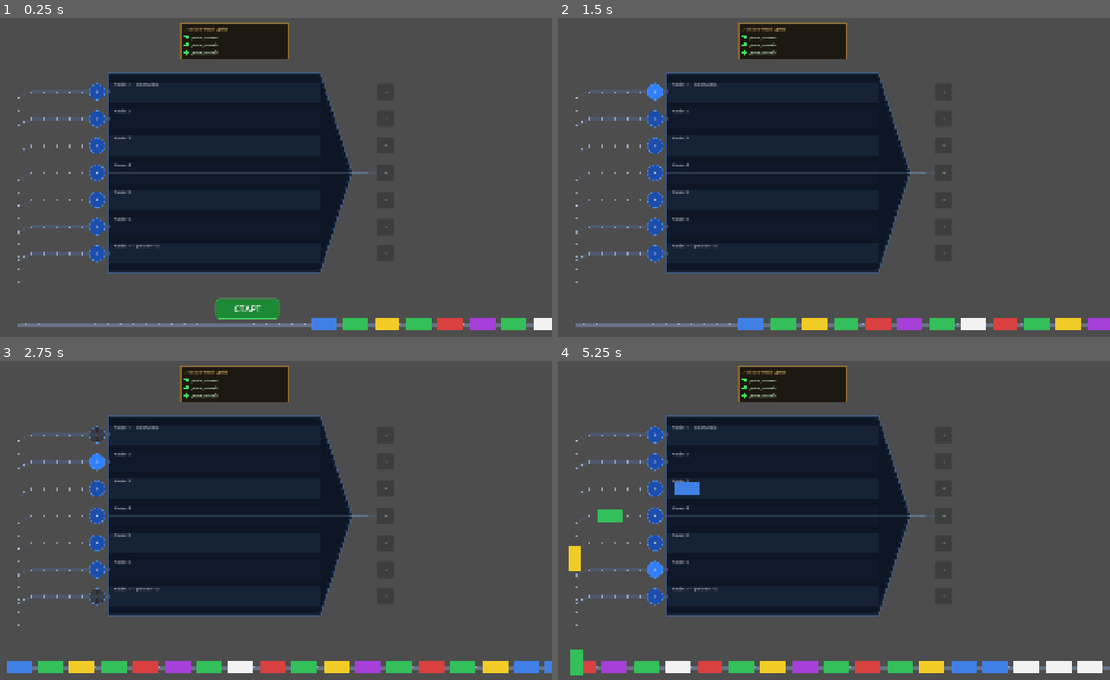
Above: before the commit, frames 1-4 (two rows, left to right).
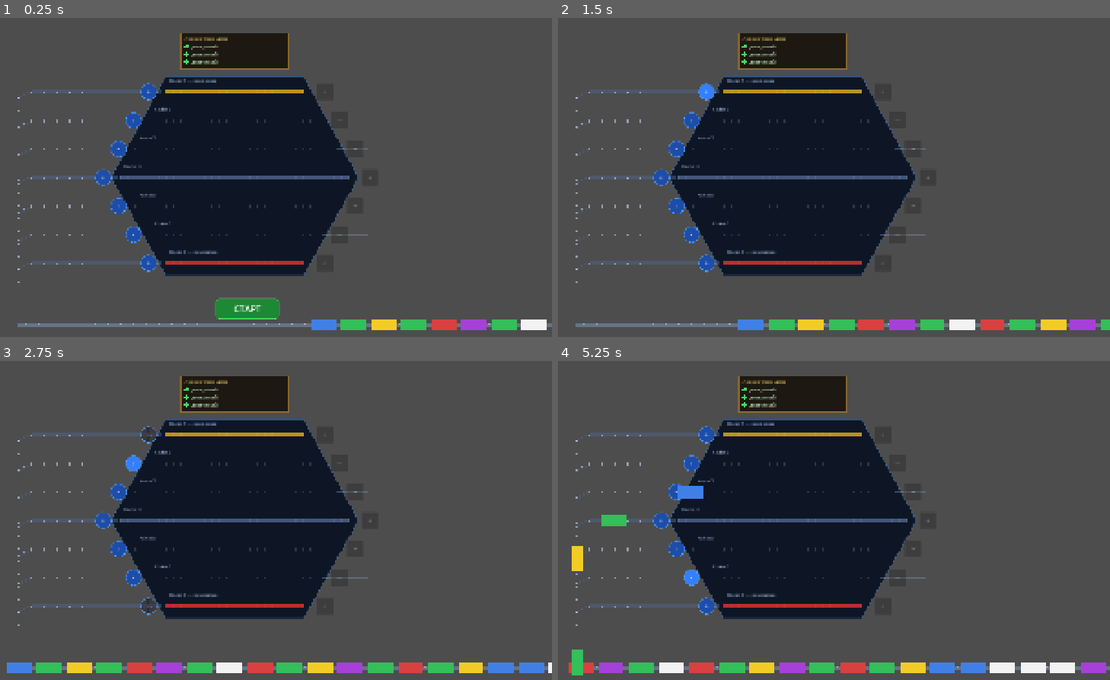
Above: after the commit, the same moments.

Repository: Fenimors99/shunting-game
Game: Godot game, scene res://scenes/GameScreen.tscn
The game is run twice, just before and just after one commit, with the same random seed, the same clock (stepped at 60 frames per second) and the same inputs.
Inputs:
- Up to frame 1 (0.25 s): no input
- Up to frame 2 (1.5 s): click "СТАРТ" at 0.5 s; click "+" at 1.25 s
- Up to frame 3 (2.75 s): click "+" at 2 s
- Up to frame 4 (5.25 s): click "+" at 2.75 s; click "+" at 3.5 s; click "+" at 4.25 s; click "+" at 5 s

The runs differ from the first frame. In frame 1, 11% of the frame differs, in the area x 3-100%, y 1-98%; in frame 2, 12%; in frame 3, 12%; in frame 4, 13%, in the area x 1-100%, y 1-99%.

Commit message:
Зробив нормальний шестикутник
текст зверху, вагони трохи вужчі

Diff:
--- a/scenes/GameScreen.tscn
+++ b/scenes/GameScreen.tscn
@@ -15,5 +15,5 @@
 script = ExtResource("1_o75v1")
 
 [node name="LocoDepot" type="Node2D" parent="." unique_id=513798455]
-position = Vector2(750, 148)
+position = Vector2(750, 120)
 script = ExtResource("4_depot")
--- a/scripts/GameScreen.gd
+++ b/scripts/GameScreen.gd
@@ -1,7 +1,7 @@
 extends Node2D
 
-@onready var queue:      WagonQueue = $Queue
-@onready var station:    Node2D    = $Station
+@onready var queue:     WagonQueue = $Queue
+@onready var station:   Node2D     = $Station
 @onready var loco_depot: LocoDepot = $LocoDepot
 
 func _ready() -> void:
@@ -13,7 +13,6 @@
 	station.track_exit_tapped.connect(_on_track_exit_tapped)
 	station.track_exit_choice.connect(_on_track_exit_choice)
 	loco_depot.availability_changed.connect(station.set_loco_available)
-	loco_depot.position = Layout.LOCO_DEPOT_RECT.position
 	_create_start_button()
 
 func _create_start_button() -> void:
@@ -49,15 +48,11 @@
 	btn.queue_free()
 	queue.start()
 
-# --- Сигнали черги ---
-
 func _on_queue_blocked(wagon: Wagon) -> void:
 	station.set_entry_filter(wagon.wagon_type)
 
 func _on_queue_unblocked() -> void:
 	station.clear_entry_filter()
-
-# --- Тап на кружечок входу колії ---
 
 func _on_track_entry_tapped(track_index: int) -> void:
 	if not queue.is_blocked():
@@ -69,76 +64,41 @@
 		return
 	queue.resolve_block(track_index)
 
-# --- Анімація вагона: черга → поворот вгору → поворот вправо → колія ---
+func _on_wagon_entered_track(wagon: Wagon, track_index: int) -> void:
+	var slot: int = station.reserve_slot(track_index)
+	var target_y: float = station.get_track_y(track_index)
+	# ЗМІНЕНО: Передаємо track_index для шестикутного зміщення
+	var target_x: float = Layout.get_slot_x(track_index, slot)
 
-func _on_wagon_entered_track(wagon: Wagon, track_index: int) -> void:
-	var slot: int        = station.reserve_slot(track_index)
-	var target_y: float  = station.get_track_y(track_index)
-	var target_x: float  = Layout.get_slot_x(track_index, slot)
-
-	# Точки маршруту згідно з вашим малюванням рейок
 	var start_y = Layout.QUEUE_Y
 	var junction_x = Layout.JUNCTION_X
 	var bend_start_y = target_y + 20.0
 	var bend_end_x = junction_x + 40.0
 
 	var tween := create_tween()
-	tween.set_trans(Tween.TRANS_LINEAR) # Поїзди рухаються лінійно від точки до точки
+	tween.set_trans(Tween.TRANS_LINEAR)
 
-	# --- КРОК 1: ПОВОРОТ ВГОРУ ---
-	# Вагон стоїть на junction_x, розвертається носом вгору
 	tween.tween_property(wagon, "rotation", -PI/2, 0.15)
 
-	# --- КРОК 2: РУХ ВГОРУ ПО ВЕРТИКАЛІ ---
-	# Їдемо суворо по осі Y до точки початку згину
 	var up_dist = abs(start_y - bend_start_y)
 	tween.tween_property(wagon, "position:y", bend_start_y, up_dist / Layout.SPEED)
 
-	# --- КРОК 3: ПОВОРОТ НА ДІАГОНАЛЬ ---
-	# Повертаємо на 45 градусів (PI/4)
 	tween.tween_property(wagon, "rotation", -PI/4, 0.1)
 
-	# --- КРОК 4: РУХ ПО ДІАГОНАЛІ (ФІКСОВАНА ШВИДКІСТЬ) ---
 	var diag_end = Vector2(bend_end_x, target_y)
-
-	# Оскільки згин завжди від (Junction, Y+20) до (Junction+40, Y),
-	# ми можемо точно вирахувати довжину гіпотенузи: sqrt(20^2 + 40^2) ≈ 44.7
 	var fixed_diag_dist = 44.7
-
-	# Використовуємо стабільну швидкість (наприклад, 700 пікселів/сек)
-	# незалежно від того, яка це колія
 	var constant_diag_speed = Layout.SPEED * 0.7
 	tween.tween_property(wagon, "position", diag_end, fixed_diag_dist / constant_diag_speed)
 
-	# --- КРОК 5: ПОВОРОТ ГОРИЗОНТАЛЬНО ---
-	# Вирівнюємо вагон для заїзду на станцію
 	tween.tween_property(wagon, "rotation", 0.0, 0.1)
 
-	# --- КРОК 6: РУХ ПО КОЛІЇ ПРЯМО ---
-	# Їдемо до призначеного слота суворо по X
 	var final_dist = abs(bend_end_x - target_x)
 	tween.tween_property(wagon, "position:x", target_x, final_dist / Layout.SPEED)
 
 	tween.tween_callback(func(): _wagon_arrived(wagon, track_index, slot))
 
-func _move_wagon_to_station(wagon: Wagon, track_idx: int) -> void:
-	# Отримуємо динамічний X для цієї колії
-	var stop_x := Layout.get_track_stop_x(track_idx)
-	var target_pos := Vector2(stop_x, Layout.get_track_y(track_idx))
-
-	var tween := create_tween()
-	var dist := wagon.position.distance_to(target_pos)
-
-	# Рух до нової точки зупинки
-	tween.tween_property(wagon, "position", target_pos, dist / Layout.SPEED)
-
-	# Якщо у вас є поворот при заїзді, не забудьте його залишити
-	tween.parallel().tween_property(wagon, "rotation", 1.5 * PI, 0.3)
-
 func _wagon_arrived(wagon: Wagon, track_index: int, slot: int) -> void:
 	station.place_wagon(wagon, track_index, slot)
-
-# --- Виїзд з колії ---
 
 func _on_track_exit_tapped(track_index: int) -> void:
 	if not loco_depot.use_locomotive():
@@ -157,7 +117,6 @@
 	else:
 		_return_to_queue(wagons)
 
-# wagons виїжджають правіше, потім зникають за екраном
 func _animate_exit(wagons: Array, dest: Vector2) -> void:
 	for i in wagons.size():
 		var wagon: Wagon = wagons[i]
@@ -168,21 +127,16 @@
 		tween.tween_property(wagon, "position", dest, dist / Layout.SPEED)
 		tween.tween_callback(wagon.queue_free)
 
-# wagons повертаються в хвіст черги
 func _return_to_queue(wagons: Array) -> void:
 	var base_x := queue.get_tail_global_x() + Layout.WAGON_GAP
 	for i in wagons.size():
 		var wagon: Wagon = wagons[i]
 		var dest := Vector2(base_x + i * Layout.WAGON_GAP, Layout.QUEUE_Y)
 		var tween := create_tween()
-		# --- МИ ВИДАЛИЛИ tween_property для rotation тут ---
 		var dist := wagon.position.distance_to(dest)
-		# Вагон просто їде до черги (наприклад, задом наперед)
 		tween.tween_property(wagon, "position", dest, dist / Layout.SPEED)
 
 		tween.tween_callback(func():
-			# МИТТЄВО встановлюємо PI (ліворуч) без анімації,
-			# щоб підготувати вагон до наступного виїзду
 			wagon.rotation = PI
 			queue.receive_wagon(wagon)
 			)
--- a/scripts/Layout.gd
+++ b/scripts/Layout.gd
@@ -1,31 +1,24 @@
 class_name Layout
 
-# Базовий розмір viewport (відповідає project.godot)
+# Базовий розмір viewport
 const SCREEN_W := 1920.0
 const SCREEN_H := 1080.0
 
-# Точка розвороту черги (X де вагон має бути призначений або заблокує)
 const JUNCTION_X    := 240.0
-# Y-позиція вузла Queue в GameScreen
 const QUEUE_Y       := 1039.0
 
-# Станція
 const STATION_LEFT  := 560.0
 const STATION_RIGHT := 1280.0
 const TRACK_TOP     := 305.0
-const TRACK_SPACING := 85.0
+const TRACK_SPACING := 90.0
 const TRACK_COUNT   := 7
 
-# Єдина швидкість руху (черга + анімація), px/сек
 const SPEED := 440.0
-
-# Початкова X-позиція першого (переднього) вагона черги
 const QUEUE_START_X := 1200.0
 
-# Місткість колій (статична)
-const TRACK_CAPACITIES := { 1: 5, 2: 5, 3: 6, 4: 7, 5: 6, 6: 5, 7: 5 }
-# Відстань між центрами вагонів (черга і колія)
-const WAGON_GAP := 100.0
+# НОВІ МІСТКОСТІ КОЛІЙ (формують шестикутник)
+const TRACK_CAPACITIES := { 1: 4, 2: 5, 3: 6, 4: 7, 5: 6, 6: 5, 7: 4 }
+const WAGON_GAP := 95.0
 
 static func get_track_y(track_index: int) -> float:
 	return TRACK_TOP + (track_index - 1) * TRACK_SPACING
@@ -33,42 +26,22 @@
 static func get_track_capacity(track_index: int) -> int:
 	return TRACK_CAPACITIES.get(track_index, 5)
 
-# ОНОВЛЕНО: додано track_index як перший параметр
+# ЗМІНЕНО: Тепер приймає track_index для обчислення відступу
 static func get_slot_x(track_index: int, slot_index: int) -> float:
-	# Використовуємо нашу нову функцію, щоб знайти крайню точку для цієї колії
-	var stop_x := get_track_stop_x(track_index)
+	# Вираховуємо наскільки ця колія коротша за найдовшу (7)
+	var capacity_diff = 7.0 - get_track_capacity(track_index)
+	# Відступаємо від правого краю, щоб відцентрувати вагони
+	var offset = (capacity_diff / 2.0) * WAGON_GAP
+	return STATION_RIGHT - 33.0 - offset - slot_index * WAGON_GAP
 
-	# Розраховуємо позицію вагона: перший (slot 0) стає в stop_x,
-	# наступні — лівіше на відстань WAGON_GAP
-	return stop_x - (slot_index * WAGON_GAP)
+const EXIT_LOADING_POS  := Vector2(2200.0,  540.0)
+const EXIT_REPAIR_POS   := Vector2(2200.0, 1250.0)
+const EXIT_SUBMIT_POS   := Vector2(2200.0, -200.0)
 
-# --- Призначення виїздів ---
-# Глобальні позиції куди вагони їдуть після виїзду з колії (за межами екрану)
-const EXIT_LOADING_POS  := Vector2(2200.0,  540.0)   # Під'їзна колія  — справа по центру
-const EXIT_REPAIR_POS   := Vector2(2200.0, 1250.0)   # Вагонне депо    — справа знизу
-const EXIT_SUBMIT_POS   := Vector2(2200.0, -200.0)   # Здати завдання  — вгору праворуч
-
-# Локомотивне депо (на екрані)
-const LOCO_DEPOT_RECT   := Rect2(750.0, 90.0, 180.0, 75.0)
+const LOCO_DEPOT_RECT   := Rect2(1310.0, 800.0, 180.0, 75.0)
 
 static func is_wagon_compatible(wagon_type: Wagon.WagonType, track_index: int) -> bool:
 	match wagon_type:
 		Wagon.WagonType.BROKEN: return track_index == 7
 		Wagon.WagonType.CARGO:  return track_index == 1
 		_: return track_index != 1 and track_index != 7
-
-static func get_track_stop_x(track_index: int) -> float:
-	var track_y := get_track_y(track_index)
-
-	# Параметри (мають збігатися з тими, що в _draw_station_bg)
-	var right := STATION_RIGHT + 100.0
-	var top := TRACK_TOP - 60.0
-	var bottom := get_track_y(7) + 60.0 # 7 — кількість колій
-	var height := bottom - top
-	var center_y := top + height / 2.0
-	var corner_offset := 70.0
-
-	var distance_from_center := absf(track_y - center_y) / (height / 2.0)
-	var edge_x := right - (distance_from_center * corner_offset)
-
-	return edge_x - 170.0 # Відступ для зупинки
--- a/scripts/Station.gd
+++ b/scripts/Station.gd
@@ -30,7 +30,12 @@
 	_create_exit_buttons()
 	_create_choice_containers()
 
-# --- Публічний API ---
+# --- ДОПОМІЖНА ФУНКЦІЯ: Розрахунок меж рейок для кожної колії ---
+func _get_track_bounds(track_index: int) -> Vector2:
+	var cap_diff = 7.0 - Layout.get_track_capacity(track_index)
+	var offset = (cap_diff / 2.0) * Layout.WAGON_GAP
+	# Повертає (start_x, end_x)
+	return Vector2(Layout.STATION_LEFT + offset, Layout.STATION_RIGHT - offset)
 
 func reserve_slot(track_index: int) -> int:
 	var idx := track_index - 1
@@ -42,8 +47,8 @@
 
 func place_wagon(wagon: Wagon, track_index: int, slot: int) -> void:
 	_track_wagons[track_index - 1].append(wagon)
-	# Використовуємо global_position, бо Layout повертає екранні координати
-	wagon.global_position = Vector2(Layout.get_slot_x(track_index, slot), get_track_y(track_index))
+	# Передаємо track_index для правильного зміщення
+	wagon.position = Vector2(Layout.get_slot_x(track_index, slot), get_track_y(track_index))
 	_refresh_exit_button(track_index)
 
 func pop_all_wagons(track_index: int) -> Array:
@@ -73,188 +78,158 @@
 	_draw_exit_rails()
 
 func _draw_station_bg() -> void:
-	var left   := Layout.STATION_LEFT - 40
-	var right  := Layout.STATION_RIGHT + 10 # Трохи додав простору для "носа"
-	var top    := Layout.TRACK_TOP - 60
-	var bottom := Layout.get_track_y(Layout.TRACK_COUNT) + 60
-
-	var width := right - left
-	var height := bottom - top
-	var center_y := top + height / 2.0
-
-	# Параметр звуження тільки для правої сторони
-	var corner_offset := 100.0
-
-	# Точки фігури (Прямокутник зліва + Шестикутник справа = П'ятикутник)
-	var shape_points := PackedVector2Array([
-		Vector2(left, top),                    # 1. Верхній лівий (прямий кут)
-		Vector2(right - corner_offset, top),   # 2. Початок звуження зверху справа
-		Vector2(right, center_y),              # 3. Правий "ніс" (вершина)
-		Vector2(right - corner_offset, bottom),# 4. Кінець звуження знизу справа
-		Vector2(left, bottom)                  # 5. Нижній лівий (прямий кут)
+	var top_y := Layout.TRACK_TOP - 50.0
+	var bottom_y := Layout.get_track_y(Layout.TRACK_COUNT) + 40.0
+	var mid_y := Layout.get_track_y(4)
+
+	var left_base := Layout.STATION_LEFT - 30.0
+	var right_base := Layout.STATION_RIGHT + 30.0
+
+	# Максимальне зміщення для колій з місткістю 4
+	var max_indent := 150.0
+	# Додатковий відступ для кутів, щоб зберегти паралельність
+	var corner_indent := max_indent + (40.0 * (150.0 / 255.0))
+
+	var points := PackedVector2Array([
+		Vector2(left_base + corner_indent, top_y),       # Верхній лівий кут
+		Vector2(right_base - corner_indent, top_y),      # Верхній правий кут
+		Vector2(right_base, mid_y),                      # Середній правий кут (екватор)
+		Vector2(right_base - corner_indent, bottom_y),   # Нижній правий кут
+		Vector2(left_base + corner_indent, bottom_y),    # Нижній лівий кут
+		Vector2(left_base, mid_y)                        # Середній лівий кут
 	])
 
-	# 1. Малюємо основний фон
-	draw_polygon(shape_points, [Color(0.05, 0.08, 0.14, 0.97)])
-
-	# 2. Малюємо підсвітку смуг (колій)
+	# Малюємо заливку
+	draw_colored_polygon(points, Color(0.05, 0.08, 0.14, 0.97))
+
+	# Малюємо зовнішню рамку
+	var line_points := points.duplicate()
+	line_points.append(points[0]) # Замикаємо контур
+	draw_polyline(line_points, Color(0.25, 0.38, 0.55, 0.8), 2.0)
+
+	# Малюємо внутрішній світлий контур (трохи звужений)
+	var in_points := PackedVector2Array([
+		Vector2(left_base + corner_indent, top_y + 3),
+		Vector2(right_base - corner_indent, top_y + 3),
+		Vector2(right_base - 3, mid_y),
+		Vector2(right_base - corner_indent, bottom_y - 3),
+		Vector2(left_base + corner_indent, bottom_y - 3),
+		Vector2(left_base + 3, mid_y),
+		Vector2(left_base + corner_indent, top_y + 3)
+	])
+	draw_polyline(in_points, Color(0.45, 0.6, 0.8, 0.12), 1.0)
+
+func _draw_tracks() -> void:
+	var labels := ["Колія 1 — вантажна", "Колія 2", "Колія 3",
+				   "Колія 4", "Колія 5", "Колія 6", "Колія 7 — ремонтна"]
+	var font := ThemeDB.fallback_font
+
 	for i in Layout.TRACK_COUNT:
-		var y := Layout.get_track_y(i + 1)
-		var lane_h := Layout.TRACK_SPACING * 0.75
-		var stripe_color := Color(0.12, 0.18, 0.28, 0.5) if i % 2 == 0 else Color(0.07, 0.11, 0.19, 0.5)
-
-		# Смуги починаються від прямого лівого краю і не доходять до гострого носа справа
-		var s_left := left + 5.0
-		var s_right := right - corner_offset
-		draw_rect(Rect2(s_left, y - lane_h * 0.5, s_right - s_left, lane_h), stripe_color)
-
-	# 3. Зовнішня рамка (обводка)
-	# Додаємо першу точку в кінець, щоб лінія замкнулася автоматично
-	var border_points := shape_points
-	border_points.append(shape_points[0])
-	draw_polyline(border_points, Color(0.25, 0.38, 0.55, 0.8), 2.5, true)
-
-	# 4. Декоративний внутрішній контур ("скляний" ефект)
-	var inner_margin := 4.0
-	var inner_points := PackedVector2Array([
-		Vector2(left + inner_margin, top + inner_margin),
-		Vector2(right - corner_offset - inner_margin, top + inner_margin),
-		Vector2(right - inner_margin * 2.0, center_y),
-		Vector2(right - corner_offset - inner_margin, bottom - inner_margin),
-		Vector2(left + inner_margin, bottom - inner_margin),
-		Vector2(left + inner_margin, top + inner_margin)
-	])
-	draw_polyline(inner_points, Color(0.45, 0.6, 0.8, 0.12), 1.0, true)
-
-func _draw_tracks() -> void:
-	# 1. Ті самі межі, що ми використовували для малювання фону
-	var left   := Layout.STATION_LEFT - 40
-	var right  := Layout.STATION_RIGHT + 100
-	var top    := Layout.TRACK_TOP - 60
-	var bottom := Layout.get_track_y(Layout.TRACK_COUNT) + 60
-
-	var height := bottom - top
-	var center_y := top + height / 2.0
-	var corner_offset := 70.0 # Має бути таким самим, як у _draw_station_bg
-
-	for i in Layout.TRACK_COUNT:
-		var track_y := Layout.get_track_y(i + 1)
-
-		# --- РОЗРАХУНОК ОБРІЗКИ ---
-
-		# Вираховуємо, наскільки далеко від центру (по вертикалі) знаходиться колія
-		# 0.0 = центр, 1.0 = самий верх або самий нижній край
-		var distance_from_center := absf(track_y - center_y) / (height / 2.0)
-
-		# Чим далі колія від центру, тим сильніше ми її "підрізаємо" згідно зі скосом
-		var track_right_edge := right - (distance_from_center * corner_offset)
-
-		# Трохи відступимо від самого краю для краси (наприклад, на 10 пікселів)
-		var final_x_end := track_right_edge - 10.0
-
-		# 2. Малюємо саму колію (лінію)
-		# Вона починається від прямого лівого краю і закінчується на розрахованій точці
-		draw_line(
-			Vector2(left, track_y),
-			Vector2(final_x_end, track_y),
-			Color(0.3, 0.4, 0.5, 0.4), # Колір рейок
-			1.0 # Товщина
+		var track_idx = i + 1
+		var y := Layout.get_track_y(track_idx)
+		var bounds := _get_track_bounds(track_idx)
+		var start_x = bounds.x
+		var end_x = bounds.y
+
+		var color := COLOR_TRACK_NORMAL
+		if i == 0:   color = COLOR_TRACK_CARGO
+		elif i == 6: color = COLOR_TRACK_REPAIR
+
+		# Шпали
+		var sleeper_color := Color(0.28, 0.32, 0.38, 0.55)
+		var sx: float = start_x
+		while sx <= end_x:
+			draw_line(Vector2(sx, y - 5), Vector2(sx, y + 5), sleeper_color, 2.5)
+			sx += 24.0
+
+		# Рейки (дві нитки), підрізані під шестикутник
+		draw_line(Vector2(start_x, y - 3), Vector2(end_x, y - 3), color, 2.0)
+		draw_line(Vector2(start_x, y + 3), Vector2(end_x, y + 3), color, 2.0)
+
+		# Підпис
+		draw_string(font,
+			Vector2(start_x + 10, y - 30),
+			labels[i],
+			HORIZONTAL_ALIGNMENT_LEFT, -1, 15,
+			Color(0.65, 0.75, 0.9, 0.75)
 		)
-
-		# 3. Малюємо текст (назви колій)
-		# Тепер ми теж можемо їх підняти (як ви питали раніше)
-		var labels := ["Колія 1 — вантажна", "Колія 2", "Колія 3",
-					   "Колія 4", "Колія 5", "Колія 6", "Колія 7 — ремонтна"]
-
-		var text_pos := Vector2(left + 20, track_y - 20) # Підняли на 20 пікселів
-		draw_string(ThemeDB.fallback_font, text_pos, labels[i], HORIZONTAL_ALIGNMENT_LEFT, -1, 14, Color.GRAY)
 
 func _draw_junction_line() -> void:
 	var rail_color := Color(0.5, 0.6, 0.75, 0.5)
 	var thin_color := COLOR_BORDER
 
-	# 1. Основна горизонтальна лінія (черга)
-	# Додаємо невеликий нахлест (наприклад, 5 пікселів), щоб рейки візуально зістикувалися
 	_draw_rail_segment(
 		Vector2(get_viewport_rect().size.x, Layout.QUEUE_Y),
 		Vector2(Layout.JUNCTION_X - 3, Layout.QUEUE_Y),
 		rail_color
 	)
 
-	# 2. Обчислюємо реальні межі вертикального стовбура
-	# Починаємо з координати черги
 	var min_y = Layout.QUEUE_Y
 	var max_y = Layout.QUEUE_Y
 
-	# Перевіряємо всі точки, де колії приєднуються до стовбура (y + 20)
 	for i in range(1, Layout.TRACK_COUNT + 1):
 		var branch_connection_y = Layout.get_track_y(i) + 20
 		min_y = min(min_y, branch_connection_y)
 		max_y = max(max_y, branch_connection_y)
 
-	# 3. Малюємо вертикальний "стовбур" від найвищої до найнижчої точки
 	_draw_rail_segment(
 		Vector2(Layout.JUNCTION_X, min_y),
 		Vector2(Layout.JUNCTION_X, max_y),
 		thin_color
 	)
 
-	# 4. Малюємо відгалуження до колій
-	for i in range(1, Layout.TRACK_COUNT + 1):
-		var y := Layout.get_track_y(i)
+	for i in range(1, Layout.TRACK_COUNT + 1):
+		var y := Layout.get_track_y(i)
+		var bounds := _get_track_bounds(i)
 		var start := Vector2(Layout.JUNCTION_X, y + 20)
 		var mid := Vector2(Layout.JUNCTION_X + 40, y)
-		var end := Vector2(Layout.STATION_LEFT - 30, y)
+		# Тягнемо рейку до зміщеного початку колії
+		var end := Vector2(bounds.x - 10, y)
 
 		_draw_rail_segment(start, mid, thin_color)
 		_draw_rail_segment(mid, end, thin_color)
-
 
 func _draw_rail_segment(from: Vector2, to: Vector2, color: Color) -> void:
 	var dir := (to - from).normalized()
 	var normal := Vector2(-dir.y, dir.x)
-
 	var rail_offset := 3.0
 
-	# рейки
 	draw_line(from + normal * rail_offset, to + normal * rail_offset, color, 2.0)
 	draw_line(from - normal * rail_offset, to - normal * rail_offset, color, 2.0)
 
-	# шпали
 	var sleeper_color := Color(0.778, 0.825, 0.947, 0.608)
 	var length := from.distance_to(to)
 	var step := 20.0
-
 	var dist := 7.0
 
 	while dist <= length - 5.0:
 		var t := dist / length
 		var pos := from.lerp(to, t)
-
 		var angle := dir.angle()
-
 		draw_set_transform(pos, angle, Vector2.ONE)
 		draw_rect(Rect2(-9, -3, 2, 8), sleeper_color)
 		draw_set_transform(Vector2.ZERO, 0, Vector2.ONE)
-
 		dist += step
 
 func _draw_exit_rails() -> void:
 	var rail_color := Color(0.5, 0.6, 0.75, 0.4)
 	for i in range(1, Layout.TRACK_COUNT + 1):
 		var y := Layout.get_track_y(i)
-		draw_line(Vector2(Layout.STATION_RIGHT, y), Vector2(Layout.STATION_RIGHT + 60, y), rail_color, 1.5)
-
+		var bounds := _get_track_bounds(i)
+		# Починаємо рейку виходу від зміщеного краю
+		draw_line(Vector2(bounds.y + 10, y), Vector2(Layout.STATION_RIGHT + 60, y), rail_color, 1.5)
 
 # --- Кнопки входу ---
 
 func _create_entry_buttons() -> void:
 	for i in range(1, Layout.TRACK_COUNT + 1):
 		var y := Layout.get_track_y(i)
+		var bounds := _get_track_bounds(i)
 		var btn := Button.new()
 		btn.text = "+"
 		btn.custom_minimum_size = Vector2(52, 52)
-		btn.position = Vector2(Layout.STATION_LEFT - 100, y - 26)
+		# Зміщуємо кнопку паралельно межі шестикутника
+		btn.position = Vector2(bounds.x - 80, y - 26)
 		btn.add_theme_stylebox_override("normal",  _make_circle_style(Color(0.1, 0.3, 0.7, 0.9)))
 		btn.add_theme_stylebox_override("hover",   _make_circle_style(Color(0.2, 0.5, 1.0)))
 		btn.add_theme_stylebox_override("pressed", _make_circle_style(Color(0.05, 0.2, 0.6)))
@@ -296,10 +271,12 @@
 func _create_exit_buttons() -> void:
 	for i in range(1, Layout.TRACK_COUNT + 1):
 		var y := Layout.get_track_y(i)
+		var bounds := _get_track_bounds(i)
 		var btn := Button.new()
 		btn.text = "→"
 		btn.custom_minimum_size = Vector2(52, 52)
-		btn.position = Vector2(Layout.STATION_RIGHT + 90, y - 26)
+		# Зміщуємо кнопку паралельно межі шестикутника
+		btn.position = Vector2(bounds.y + 40, y - 26)
 		btn.add_theme_stylebox_override("normal",  _make_circle_style(Color(0.1, 0.45, 0.15, 0.9)))
 		btn.add_theme_stylebox_override("hover",   _make_circle_style(Color(0.2, 0.7, 0.25)))
 		btn.add_theme_stylebox_override("pressed", _make_circle_style(Color(0.05, 0.3, 0.1)))
@@ -340,14 +317,15 @@
 			continue
 
 		var y := Layout.get_track_y(i)
-		var bx := Layout.STATION_RIGHT + 180.0  # правіше кнопки-стрілочки
+		var bounds := _get_track_bounds(i)
+		var bx := bounds.y + 110.0  # Правіше кнопки-стрілочки по діагоналі
 
 		var btn_s := _make_choice_btn("Здати ✓", Color(0.1, 0.45, 0.15))
-		btn_s.position = Vector2(bx, y - 58)   # вище колії
+		btn_s.position = Vector2(bx, y - 58)
 		container.add_child(btn_s)
 
 		var btn_q := _make_choice_btn("В чергу ↩", Color(0.45, 0.28, 0.08))
-		btn_q.position = Vector2(bx, y + 14)   # нижче колії
+		btn_q.position = Vector2(bx, y + 14)
 		container.add_child(btn_q)
 
 		var idx := i
--- a/scripts/Wagon.gd
+++ b/scripts/Wagon.gd
@@ -13,7 +13,7 @@
 
 # Розміри вагона (можна підправити, якщо вони завеликі чи замалі)
 const WAGON_WIDTH = 80.0
-const WAGON_HEIGHT = 40.0
+const WAGON_HEIGHT = 35.0
 
 @export var wagon_type: WagonType = WagonType.NORMAL
 var _normal_color: Color = NORMAL_COLORS[0]
